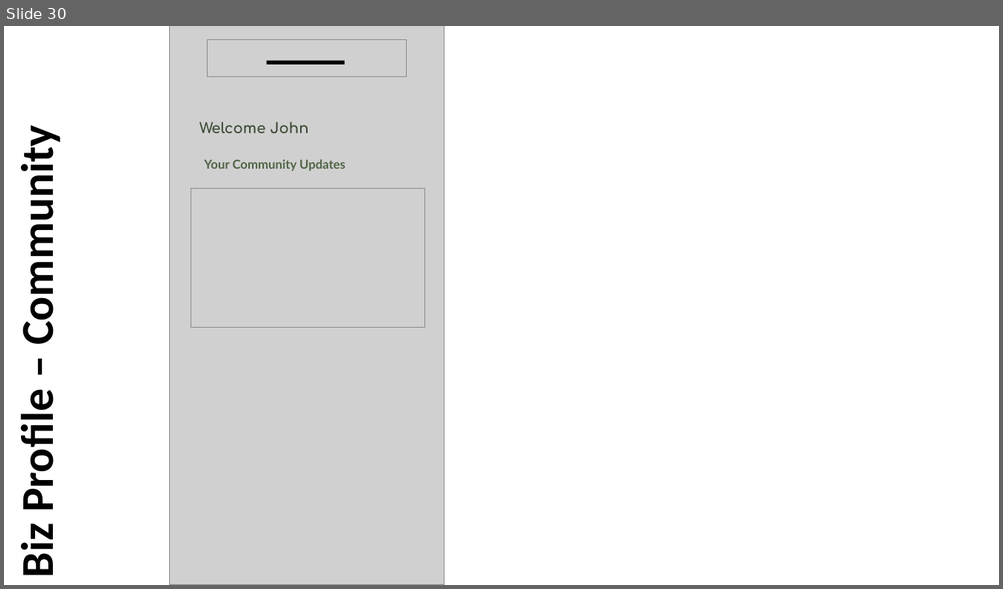
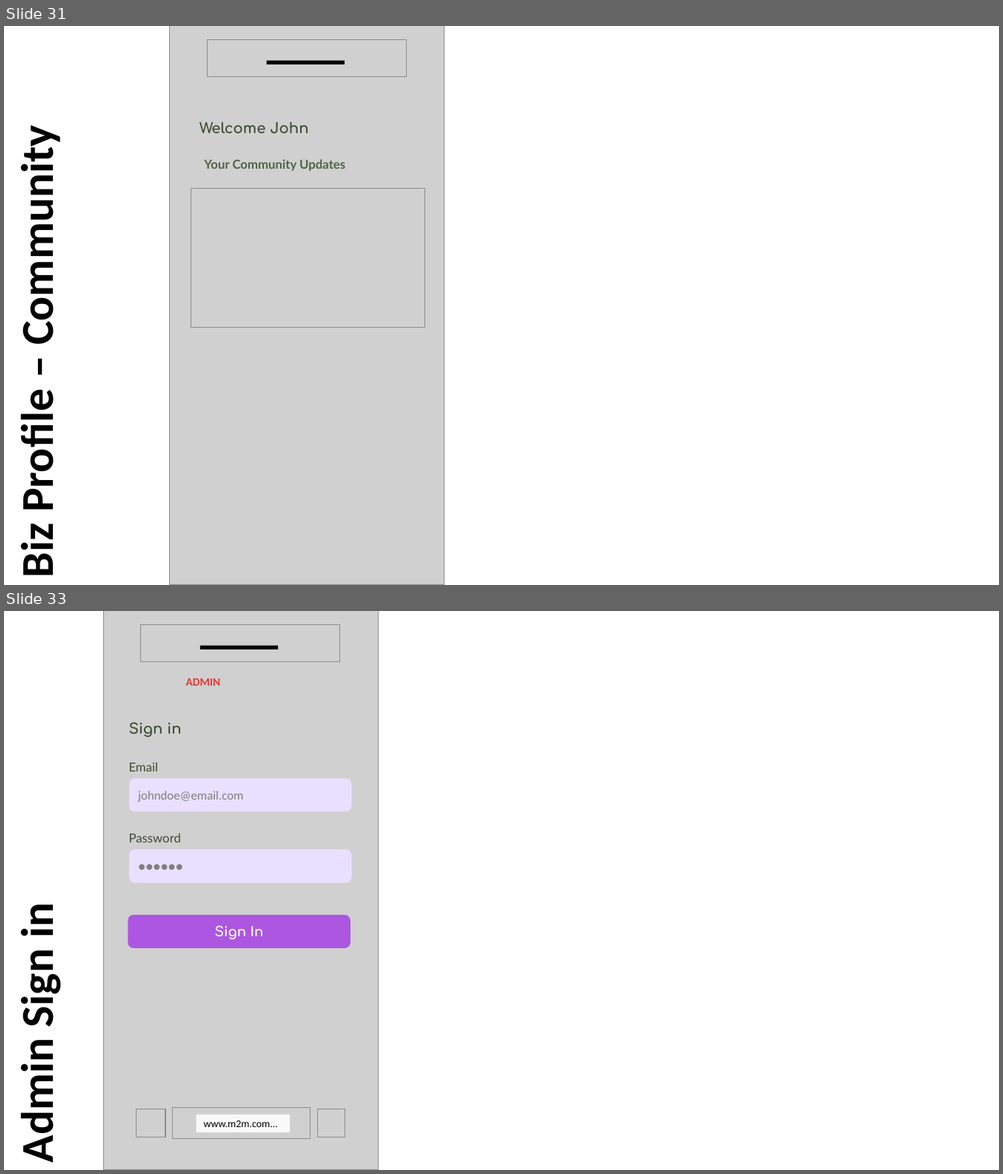
Before and after one commit to anodiamadmin/Micro2Move, a slide deck: BusinessAnalysis/Wireframes/WireframesA.pptx. Shown one above the other, each under a label of ours: slide 30 before the commit, slides 31 and 33 after it; the slides between them are not shown. The pictures are 1003x589 and 1003x1174 pixels, drawn with LibreOffice and Linux fonts; fonts in the diff are those of the drawing; grey boxes stand for pictures. Boxes give left, top, right and bottom in pixels: in the first picture for what was removed or moved away, otherwise in the second. Text is boxed around its words. In the diff, an @@ line names an element or a change of style, - is before the commit and + after.

```diff
--- a/BusinessAnalysis/Wireframes/WireframesA.pptx
+++ b/BusinessAnalysis/Wireframes/WireframesA.pptx
@@ slide 33 added at (x1=4, y1=611, x2=999, y2=1170), background #FFFFFF @@
@@ picture added at (x1=103, y1=611, x2=378, y2=1170) @@
@@ picture added at (x1=141, y1=624, x2=340, y2=662) @@
@@ rectangle added at (x1=200, y1=645, x2=278, y2=649), fill #000000 @@
@@ text added at (x1=186, y1=678, x2=221, y2=686), 11 pt, text #E53935, bold @@
+ADMIN
@@ text added at (x1=129, y1=722, x2=181, y2=738), 14 pt, text #3C4B34, bold @@
+Sign in
@@ text added at (x1=129, y1=762, x2=159, y2=772), 12 pt, text #3C4B34 @@
+Email
@@ rounded rectangle added at (x1=129, y1=779, x2=352, y2=812), fill #E9E0FF, 12 pt, text #7F7F7F @@
+johndoe@email.com
@@ text added at (x1=129, y1=833, x2=181, y2=843), 12 pt, text #3C4B34 @@
+Password
@@ rounded rectangle added at (x1=129, y1=850, x2=352, y2=883), fill #E9E0FF, 12 pt, text #7F7F7F @@
+●●●●●●
@@ text added at (x1=10, y1=906, x2=65, y2=1159), 44 pt, text #000000, bold @@
+Admin Sign in
@@ rounded rectangle added at (x1=128, y1=915, x2=350, y2=949), fill #AD56E1, 13 pt, text #FFFFFF, bold @@
+Sign In
@@ group added at (x1=136, y1=1109, x2=345, y2=1139): 3 pictures, 1 rectangle @@
+www.m2m.com...
@@ what was slide 30 is now slide 31 @@
```
Also in this commit, not shown: 5 slides changed, 17 other slides added, 2 slides removed.
